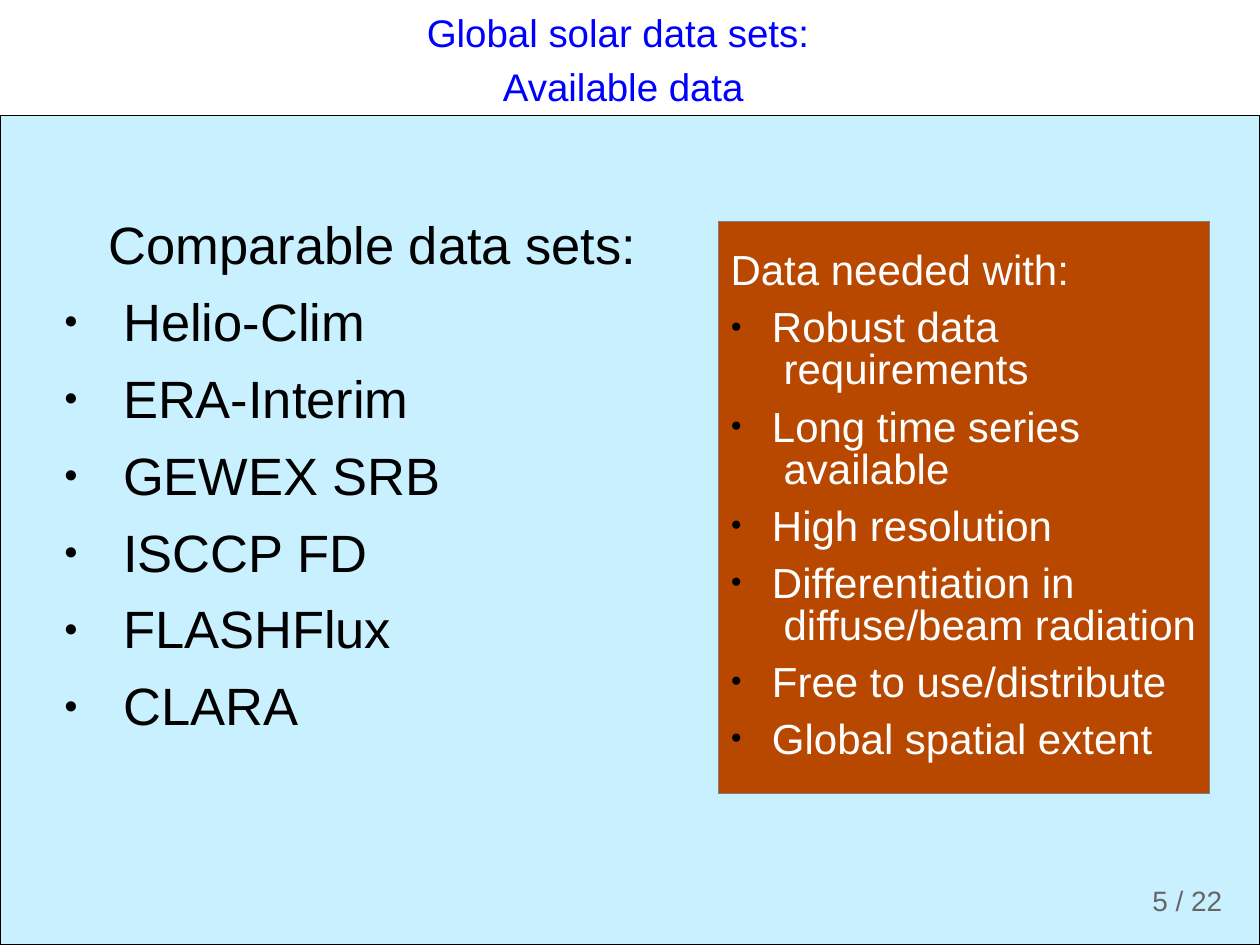
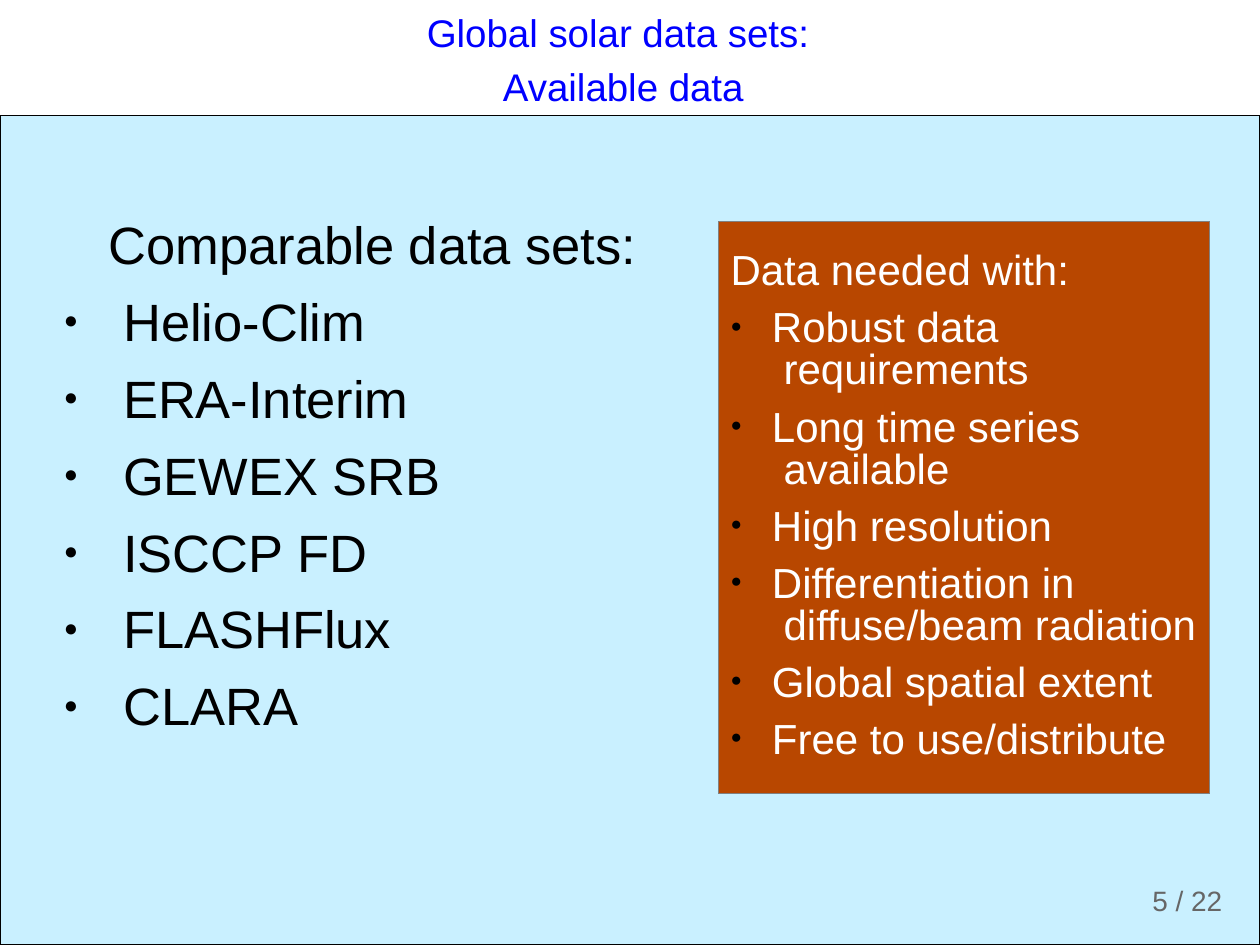
Before and after one commit to ogutu/H.A.L.O., a slide deck: slide 5 of documents/presentations/HALO.odp. Drawn at 1260x945 pixels with LibreOffice and Linux fonts; fonts in the diff are those of the drawing; background and template pictures are left out. Boxes give left, top, right and bottom in pixels: in the first picture for what was removed or moved away, otherwise in the second. Text is boxed around its words. In the diff, an @@ line names an element or a change of style, - is before the commit and + after.

```diff
--- a/documents/presentations/HALO.odp
+++ b/documents/presentations/HALO.odp
@@ text in rectangle at [772, 666, 1152, 705]: paragraph added @@
+● Global spatial extent
@@ text in rectangle at [772, 723, 1152, 762]: paragraph removed @@
-● Global spatial extent
```
Also in this commit, not shown: 3 other slides changed, 4 other files.
